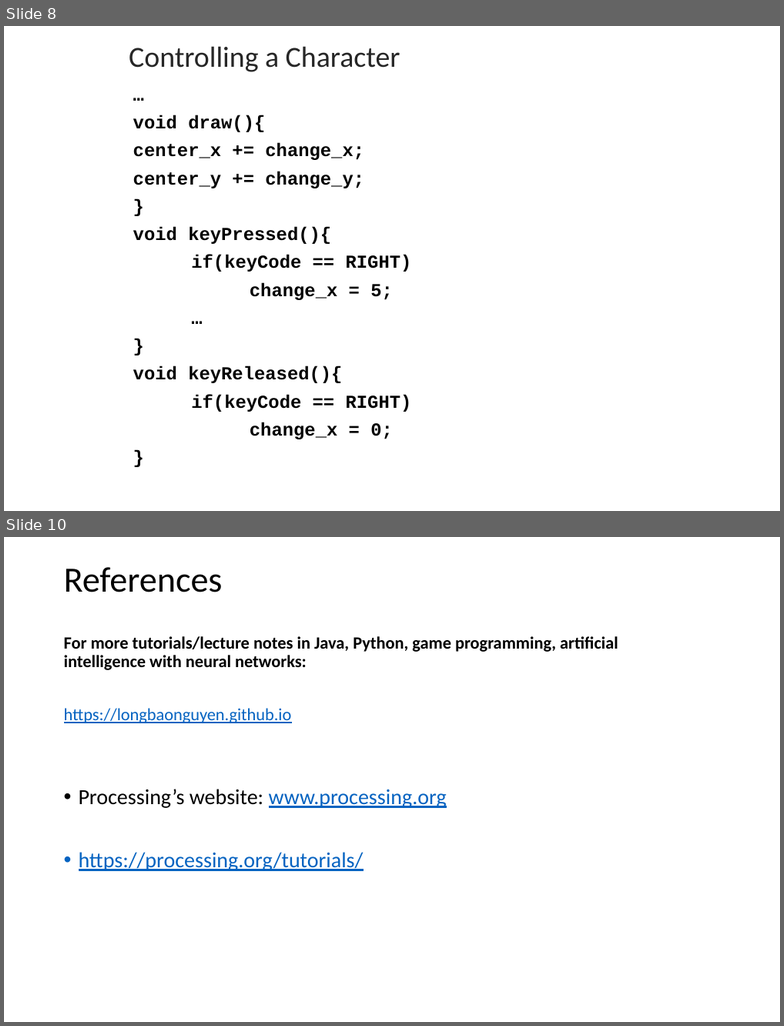
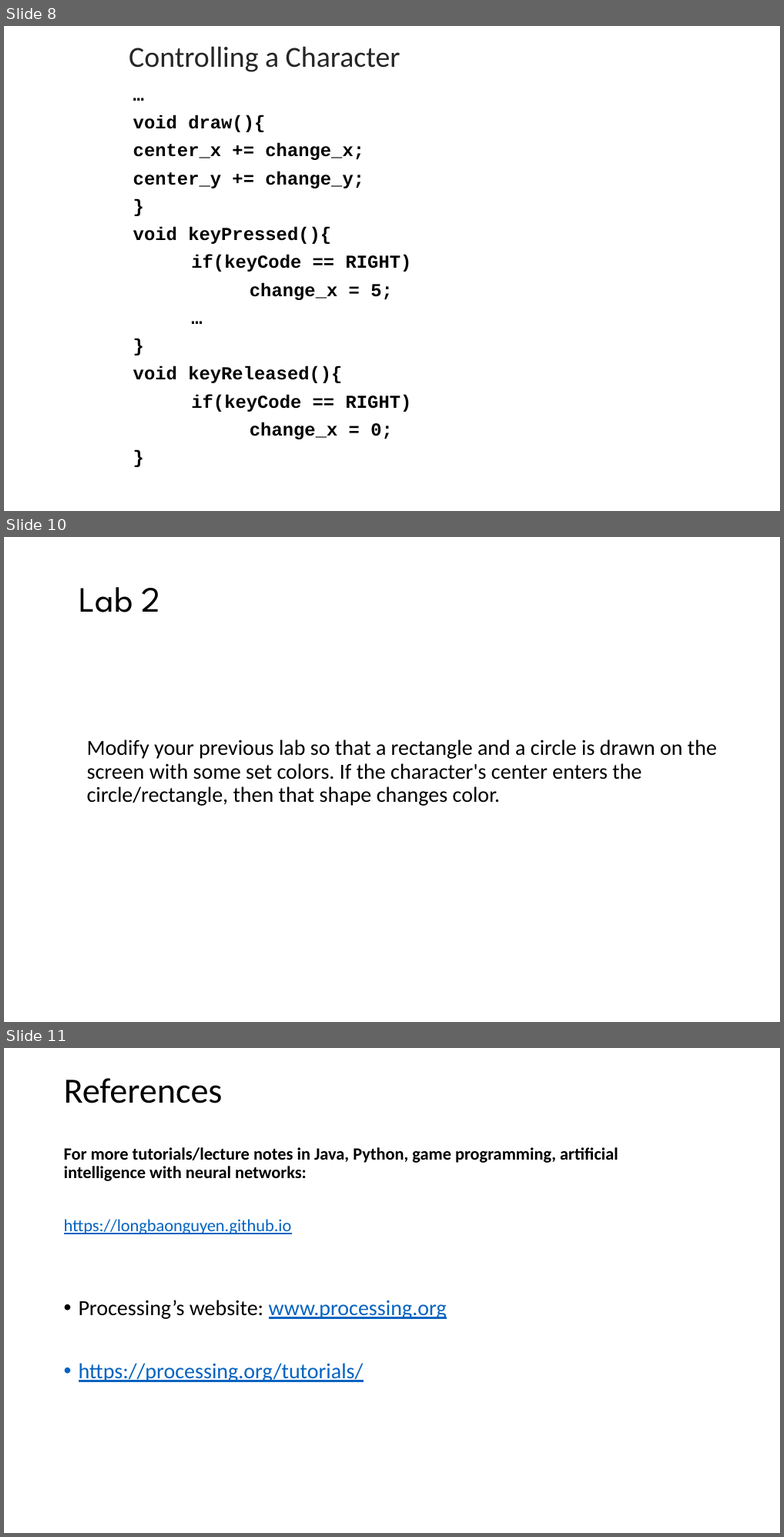
Before and after one commit to LongBaoNguyen/longbaonguyen.github.io, a slide deck: courses/apcsa/processing/processing2.pptx. Shown one above the other, each under a label of ours: slides 8 and 10 before the commit, slides 8, 10 and 11 after it; the slides between them are not shown. The pictures are 784x1026 and 784x1537 pixels, drawn with LibreOffice and Linux fonts; fonts in the diff are those of the drawing. Boxes give left, top, right and bottom in pixels: in the first picture for what was removed or moved away, otherwise in the second. Text is boxed around its words. In the diff, an @@ line names an element or a change of style, - is before the commit and + after.

```diff
--- a/courses/apcsa/processing/processing2.pptx
+++ b/courses/apcsa/processing/processing2.pptx
@@ slide 10 added at (4, 537, 780, 1022), background #FFFFFF @@
@@ title added at (79, 587, 161, 612), 33 pt, text #000000 @@
+Lab 2
@@ text added at (87, 740, 717, 806), 20 pt, text #000000 @@
+Modify your previous lab so that a rectangle and a circle is drawn on the screen with some set colors. If the character's center enters the circle/rectangle, then that shape changes color.
@@ what was slide 10 is now slide 11 @@
```
Also in this commit, not shown: 1 slide changed, 2 other files.
